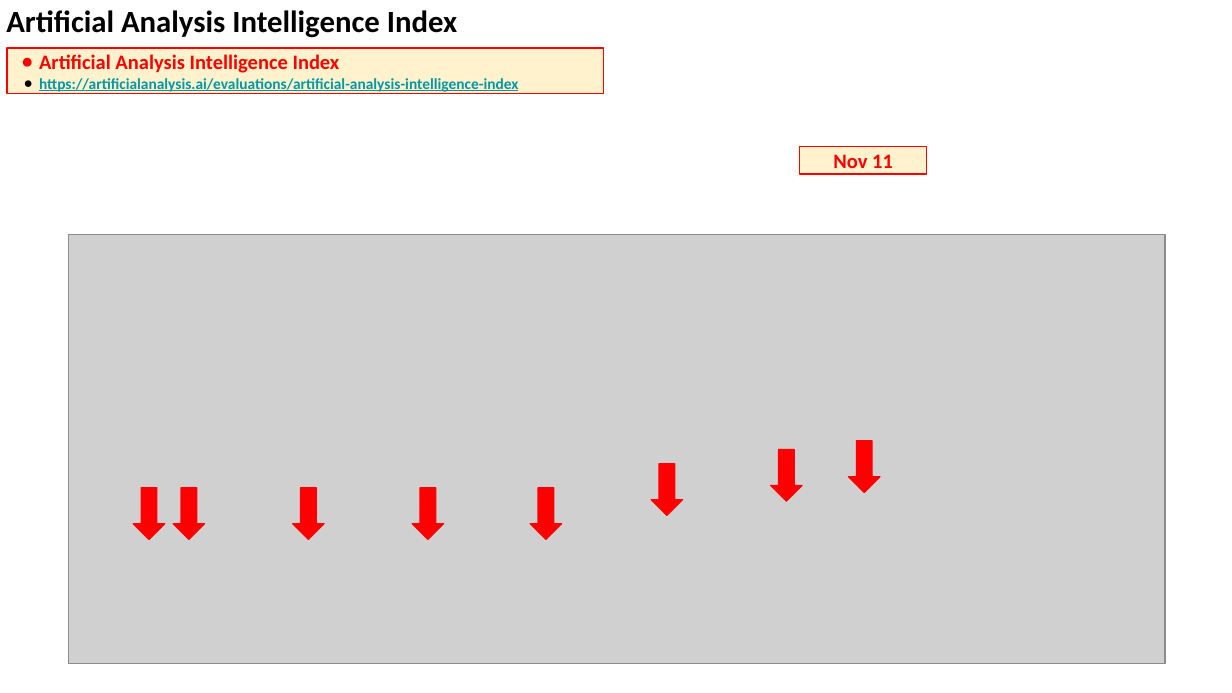
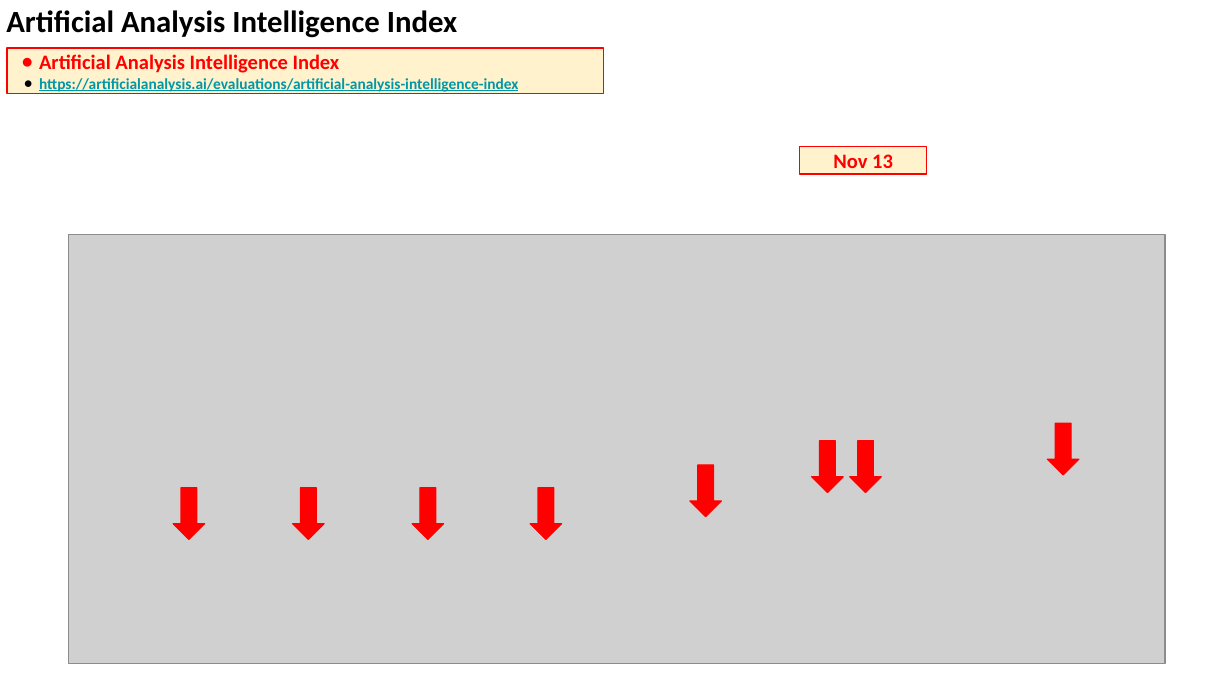
Before and after one commit to lselector/seminar, a slide deck: slide 3 of 2026/2026-11-13-AI-News.pptx. Drawn at 1232x693 pixels with LibreOffice and Linux fonts; fonts in the diff are those of the drawing; grey boxes stand for pictures. Boxes give left, top, right and bottom in pixels: in the first picture for what was removed or moved away, otherwise in the second. Text is boxed around its words. In the diff, an @@ line names an element or a change of style, - is before the commit and + after.

```diff
--- a/2026/2026-11-13-AI-News.pptx
+++ b/2026/2026-11-13-AI-News.pptx
@@ text in rectangle at [833,154,893,174]: text changed @@
-Nov 11
+Nov 13
@@ down arrow: place and size @@
-down arrow at [771,450,802,501]
+down arrow at [812,441,843,493]
@@ down arrow: place and size @@
-down arrow at [133,488,164,540]
+down arrow at [1047,424,1078,476]
@@ down arrow: place and size @@
-down arrow at [652,463,683,515]
+down arrow at [690,464,721,516]
```
Also in this commit, not shown: 4 other slides changed, 1 slide added.
